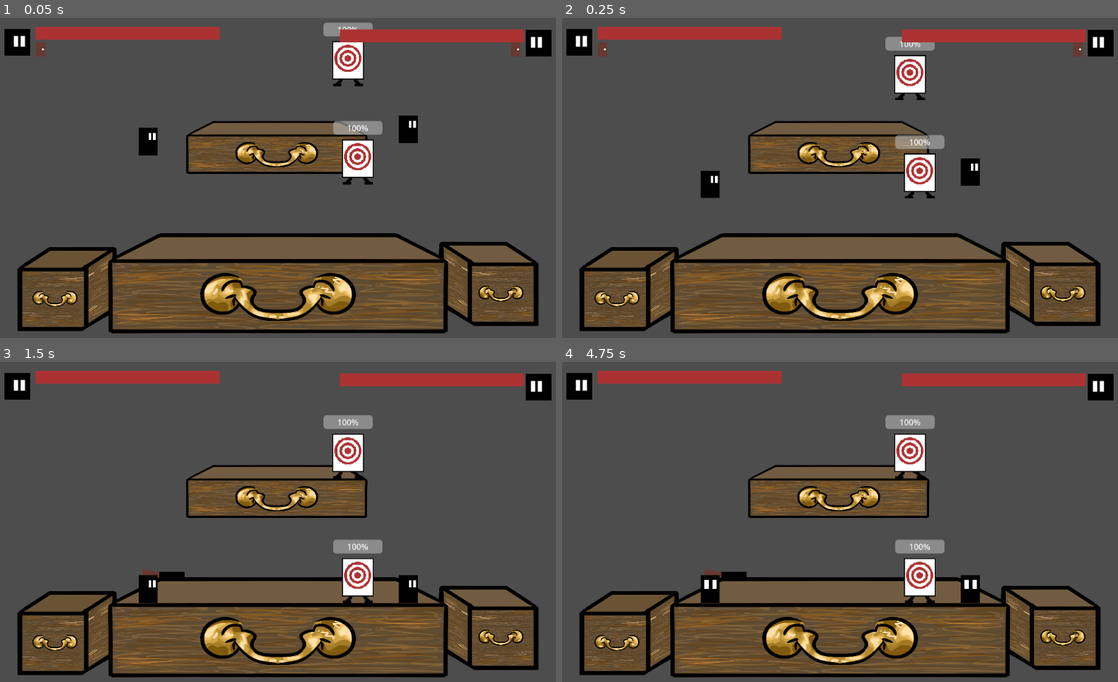
Above: before the commit, frames 1-4 (two rows, left to right).
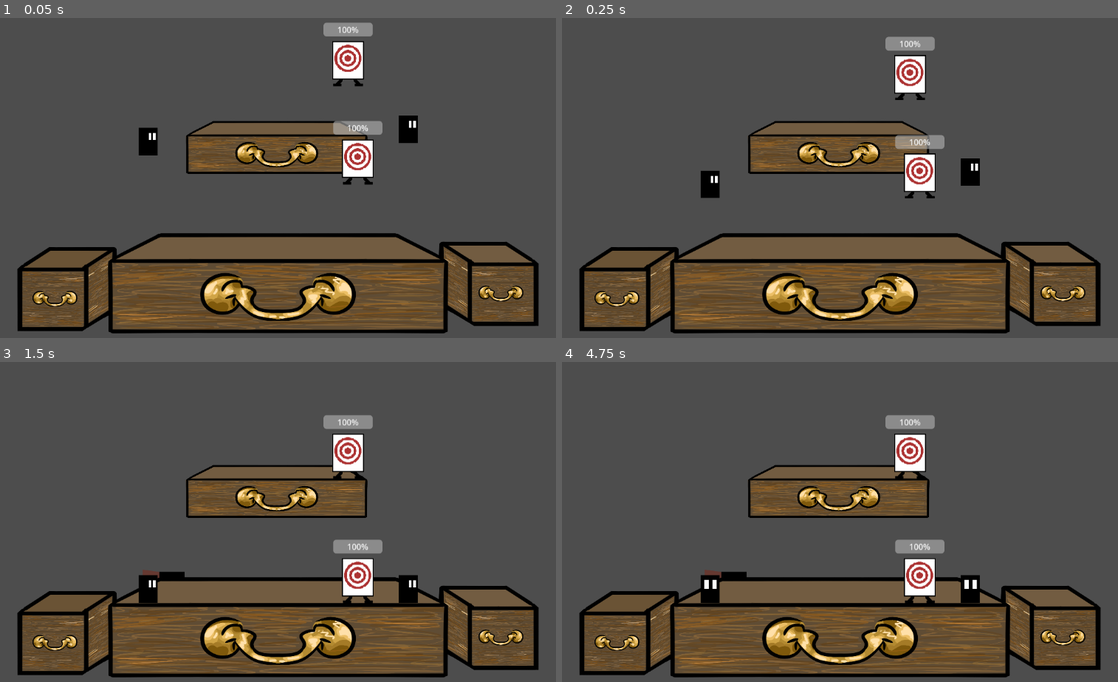
Above: after the commit, the same moments.

Repository: javiermarhuich/videojuego-portonazo
Game: Godot game, scene res://test_nivel.tscn
The game is run twice, just before and just after one commit, with the same random seed, the same clock (stepped at 60 frames per second) and the same inputs.
Inputs:
- Up to frame 1 (0.05 s): no input
- Up to frame 2 (0.25 s): no input
- Up to frame 3 (1.5 s): tap Enter at 1.25 s
- Up to frame 4 (4.75 s): tap Space at 2, 3.5 s; tap Enter at 2.75, 4.25 s

The runs differ from the first frame. In frame 1, 3.7% of the frame differs, in the area x 0-100%, y 2-13%; in frame 2, 3.7%; in frame 3, 3.5%; in frame 4, 3.5%.

Commit message:
modify bar for 2nd player

Diff:
--- a/test_nivel.tscn
+++ b/test_nivel.tscn
@@ -53,6 +53,7 @@
 collision_mask = 1
 
 [node name="HUD" type="CanvasLayer" parent="."]
+visible = false
 
 [node name="Control" type="Control" parent="HUD" node_paths=PackedStringArray("jugador_angel", "angel_door")]
 layout_mode = 3
@@ -94,7 +95,7 @@
 angel_door = NodePath("HudDoorIcon")
 
 [node name="HudDoorIcon" type="Sprite2D" parent="HUD/Control2"]
-position = Vector2(1037, 70)
+position = Vector2(1044, 71)
 texture = ExtResource("4_7ul0h")
 
 [node name="CharacterIcon" type="Sprite2D" parent="HUD/Control2"]
@@ -106,9 +107,9 @@
 [node name="TextureProgressBar" parent="HUD/Control2" node_paths=PackedStringArray("player") instance=ExtResource("4_5snua")]
 layout_mode = 0
 offset_left = 694.0
-offset_top = 31.0
+offset_top = 26.0
 offset_right = 1053.0
-offset_bottom = 56.0
+offset_bottom = 51.0
 player = NodePath("../../../Nivel_jugable/Jugador2")
 
 [node name="Game_Over" type="CanvasLayer" parent="."]
